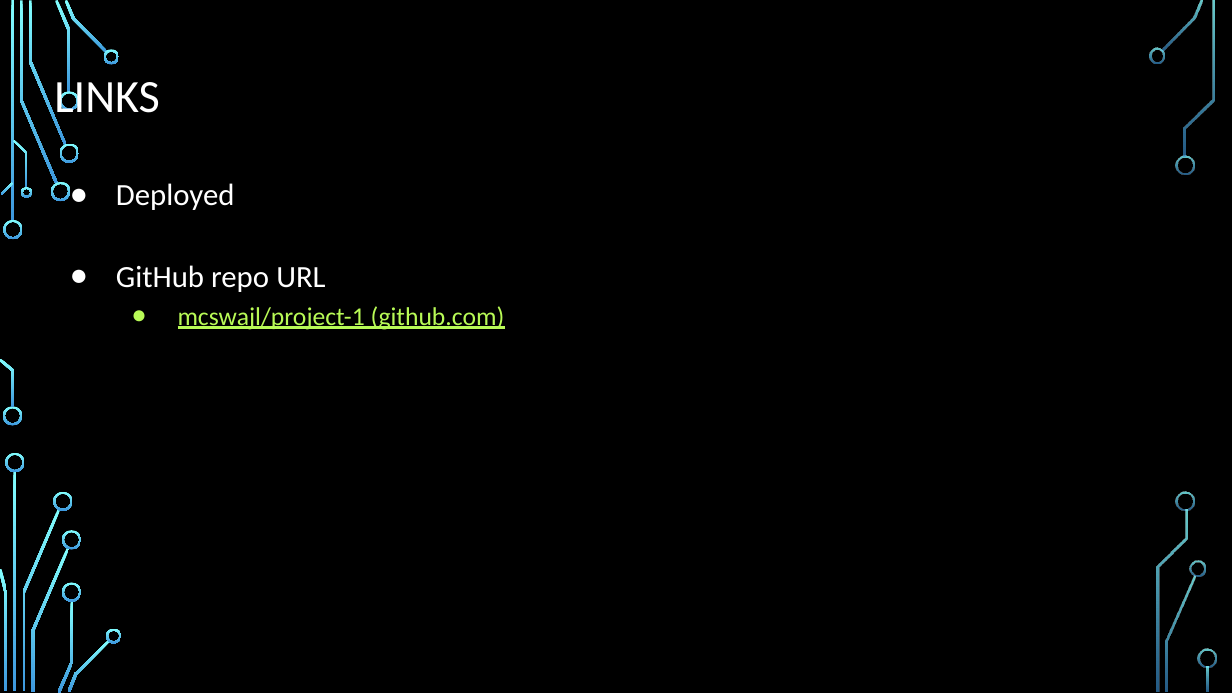
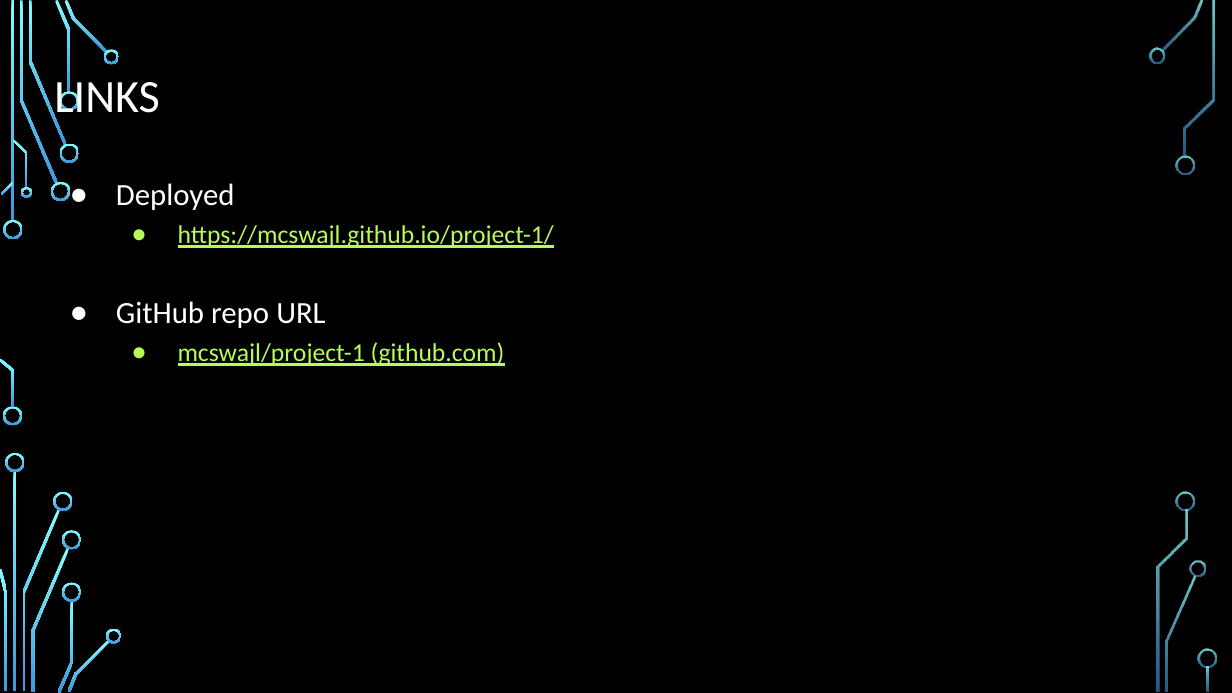
Before and after one commit to mcswajl/project-1, a slide deck: slide 7 of Project Presentation.pptx. Drawn at 1232x693 pixels with LibreOffice and Linux fonts; fonts in the diff are those of the drawing; background and template pictures are left out. Boxes give left, top, right and bottom in pixels: in the first picture for what was removed or moved away, otherwise in the second. Text is boxed around its words. In the diff, an @@ line names an element or a change of style, - is before the commit and + after.

```diff
--- a/Project Presentation.pptx
+++ b/Project Presentation.pptx
@@ text at [178, 225, 554, 248]: paragraph added @@
+  ● https://mcswajl.github.io/project-1/
```
Also in this commit, not shown: 3 other slides changed, 1 slide added, 1 slide removed, 3 other files.
